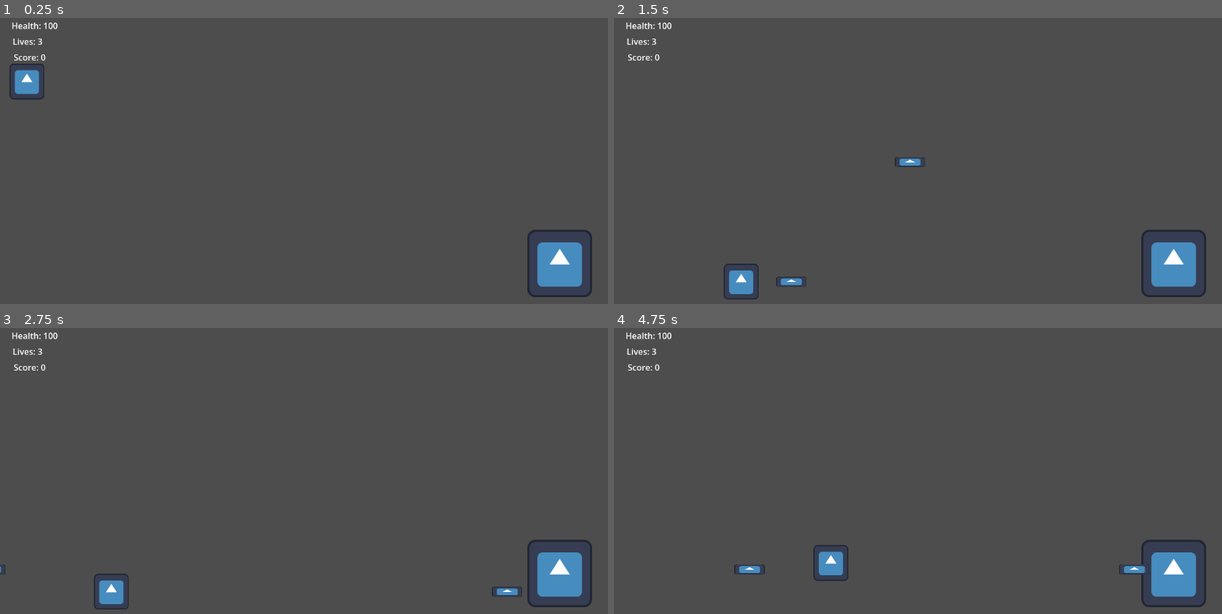
Above: before the commit, frames 1-4 (two rows, left to right).
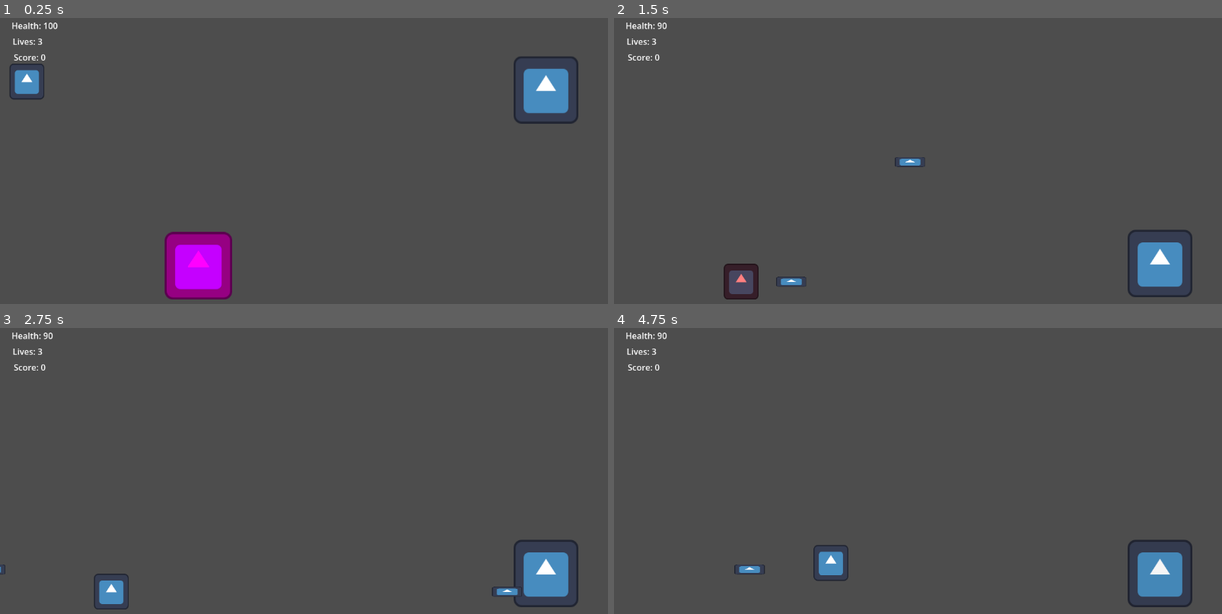
Above: after the commit, the same moments.

Repository: PixelPunk161/godot-platformer
Game: Godot game, scene res://Scenes/side_scroller.tscn
Same seed, same stepped clock (60 frames per second), same inputs: the game is played once before the commit and once after it. The engine's default icon, where the game draws it, is replaced by a stand-in: a white triangle on a blue panel in a dark square.
Inputs:
- Up to frame 1 (0.25 s): no input
- Up to frame 2 (1.5 s): hold Right (move_right) from 0.53 s (still down); tap X (shoot) at 0.6, 1.35 s; tap Space (jump) at 0.77 s
- Up to frame 3 (2.75 s): tap Space (jump) at 1.52 s; release Right (move_right) at 2.03 s; hold Left (move_left) from 2.03 s (still down); tap X (shoot) at 2.1 s
- Up to frame 4 (4.75 s): release Left (move_left) at 2.78 s; hold Right (move_right) 2.78-4.28 s; tap X (shoot) at 2.85, 3.6, 4.35 s; tap Space (jump) at 3.02, 3.77, 4.52 s; hold Left (move_left) from 4.28 s (still down)

The runs differ from the first frame. In frame 1, 5.6% of the frame differs, in the area x 27-98%, y 13-99%; in frame 2, 1.9%; in frame 3, 1.2%; in frame 4, 1.5%.

Commit message:
Added enemy_patrol

Diff:
--- /dev/null
+++ b/Scenes/Enemies/enemy_patrol.tscn
@@ -0,0 +1,42 @@
+[gd_scene format=3 uid="uid://7dxmogwayfdy"]
+
+[ext_resource type="Script" uid="uid://vun585a4p0g4" path="res://Scripts/Enemies/enemy_patrol.gd" id="1_wt0kx"]
+[ext_resource type="Texture2D" uid="uid://djnmuhkxao7qf" path="res://icon.svg" id="2_va71d"]
+[ext_resource type="Script" uid="uid://cl2wmjo5rucx3" path="res://Scripts/Base/hitbox.gd" id="3_ubljp"]
+
+[sub_resource type="RectangleShape2D" id="RectangleShape2D_dpt10"]
+size = Vector2(127, 128)
+
+[sub_resource type="RectangleShape2D" id="RectangleShape2D_y8oua"]
+size = Vector2(126, 128)
+
+[sub_resource type="RectangleShape2D" id="RectangleShape2D_g7emw"]
+size = Vector2(126, 126)
+
+[node name="EnemyPatrol" type="CharacterBody2D" unique_id=895212821]
+collision_layer = 4
+script = ExtResource("1_wt0kx")
+
+[node name="Sprite2D" type="Sprite2D" parent="." unique_id=47809545]
+modulate = Color(2.7692194, 0, 1.5857481, 1)
+texture = ExtResource("2_va71d")
+
+[node name="CollisionShape2D" type="CollisionShape2D" parent="." unique_id=502392210]
+position = Vector2(0.5, 0)
+shape = SubResource("RectangleShape2D_dpt10")
+
+[node name="Hurtbox" type="Area2D" parent="." unique_id=1971633829]
+collision_layer = 4
+collision_mask = 8
+
+[node name="CollisionShape2D" type="CollisionShape2D" parent="Hurtbox" unique_id=881393805]
+shape = SubResource("RectangleShape2D_y8oua")
+
+[node name="Hitbox" type="Area2D" parent="." unique_id=900266156]
+collision_layer = 4
+collision_mask = 2
+script = ExtResource("3_ubljp")
+metadata/_custom_type_script = "uid://cl2wmjo5rucx3"
+
+[node name="CollisionShape2D" type="CollisionShape2D" parent="Hitbox" unique_id=370029332]
+shape = SubResource("RectangleShape2D_g7emw")
--- a/Scenes/side_scroller.tscn
+++ b/Scenes/side_scroller.tscn
@@ -3,6 +3,7 @@
 [ext_resource type="PackedScene" uid="uid://cglesivhvhu3q" path="res://Scenes/Player/Player.tscn" id="1_5l4pe"]
 [ext_resource type="PackedScene" uid="uid://btkg0wfhaw24y" path="res://Scenes/UI/hud.tscn" id="2_nev8x"]
 [ext_resource type="PackedScene" uid="uid://bk5la4acduoep" path="res://Scenes/Enemies/enemy_static.tscn" id="3_grra8"]
+[ext_resource type="PackedScene" uid="uid://7dxmogwayfdy" path="res://Scenes/Enemies/enemy_patrol.tscn" id="4_3egk7"]
 
 [sub_resource type="RectangleShape2D" id="RectangleShape2D_5l4pe"]
 size = Vector2(1425, 183)
@@ -23,5 +24,9 @@
 player = NodePath("../../Player")
 
 [node name="EnemyStatic" parent="." unique_id=39896627 instance=ExtResource("3_grra8")]
-position = Vector2(1058, 459)
+position = Vector2(1032, 120)
 max_health = 5
+
+[node name="EnemyPatrol" parent="." unique_id=895212821 instance=ExtResource("4_3egk7")]
+position = Vector2(501, 473)
+move_speed = 500.0
--- a/Scripts/Autoload/game_state.gd
+++ b/Scripts/Autoload/game_state.gd
@@ -20,6 +20,9 @@
 
 func game_over() -> void:
 	print("You Died!")
+	await get_tree().create_timer(2.0).timeout
+	reset()
+	get_tree().reload_current_scene()
 
 func reset() -> void:
 	lives = STARTING_LIVES
--- /dev/null
+++ b/Scripts/Enemies/enemy_patrol.gd
@@ -0,0 +1,11 @@
+extends EnemyBase
+
+@export var move_speed: float = 80.0
+
+var direction: int = -1
+
+func _movement(_delta: float) -> void:
+	velocity.x = move_speed * direction
+	if is_on_wall():
+		direction *= -1
+		sprite.flip_h = direction == -1
--- a/Scripts/Player/player.gd
+++ b/Scripts/Player/player.gd
@@ -78,11 +78,13 @@
 func _die() -> void:
 	GameState.lose_life()
 	if GameState.lives > 0:
-		health = MAX_HEALTH
-		health_changed.emit(health)
-		global_position = spawn_position
-		is_invincible = false
-		sprite.modulate = Color.WHITE
+		_respawn()
+
+func  _respawn() -> void:
+	health = MAX_HEALTH
+	health_changed.emit(health)
+	global_position = spawn_position
+	_start_invicibility()
 
 func _on_hurtbox_area_entered(area: Area2D) -> void:
 	if area is Hitbox:
Not shown, added: Scripts/Enemies/enemy_patrol.gd.uid
